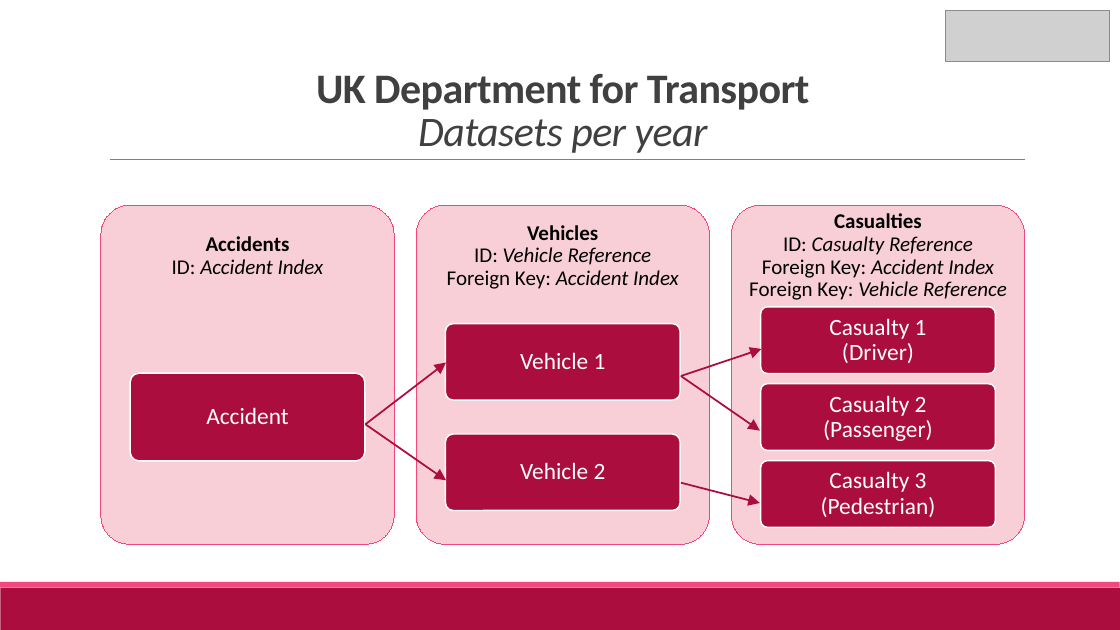
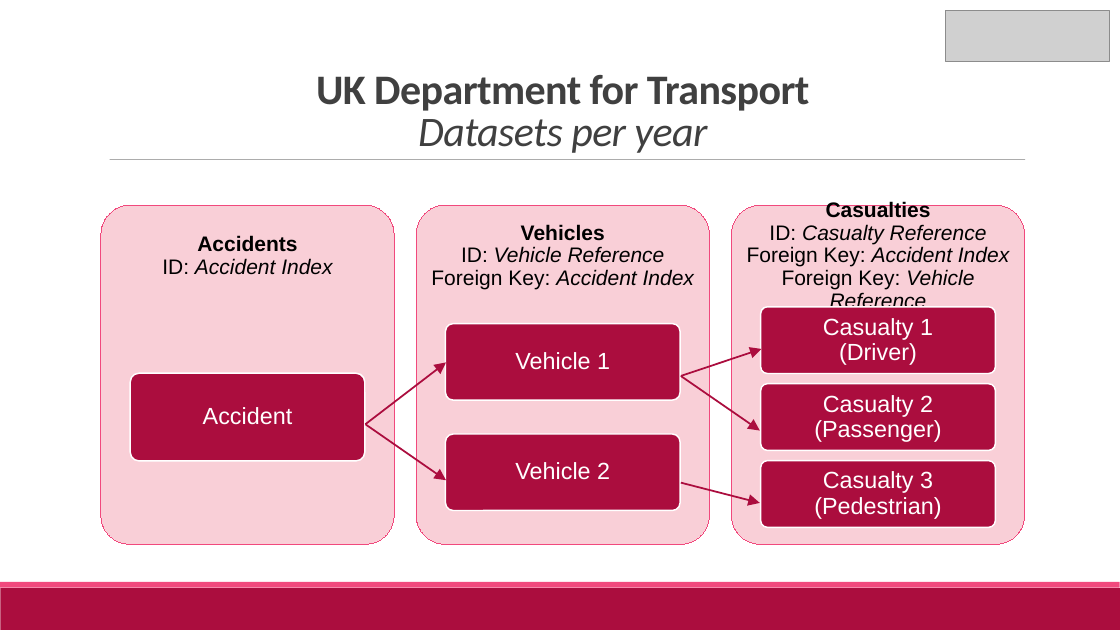
Before and after one commit to ale66/traffic-accident-gravity-predictor, a slide deck: slide 3 of presentation/eann2022_presentation.pptx. Drawn at 1120x630 pixels with LibreOffice and Linux fonts; fonts in the diff are those of the drawing; grey boxes stand for pictures. Boxes give left, top, right and bottom in pixels: in the first picture for what was removed or moved away, otherwise in the second. Text is boxed around its words. In the diff, an @@ line names an element or a change of style, - is before the commit and + after.

```diff
--- a/presentation/eann2022_presentation.pptx
+++ b/presentation/eann2022_presentation.pptx
@@ font Calibri to Arial in 9 elements at [162,235,332,275], [203,407,293,425], [431,224,694,289], [515,352,610,370], [515,462,610,480], [747,200,1009,312], [823,318,933,365], [814,395,941,442], [814,471,941,519] @@
```
Also in this commit, not shown: 22 other slides changed.
